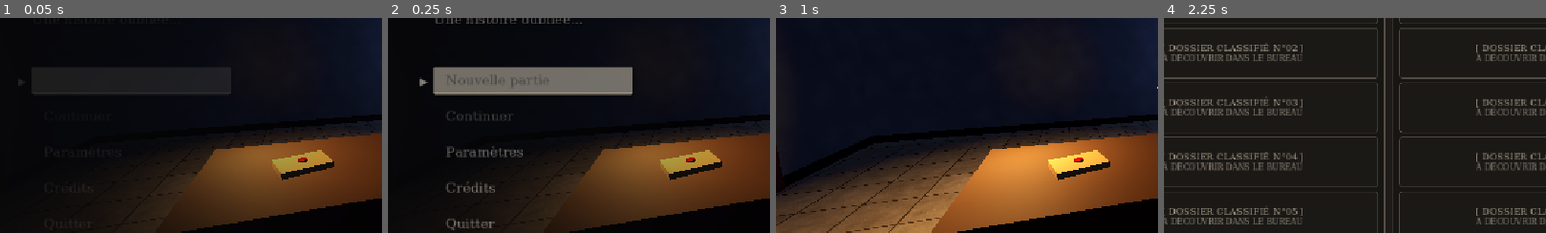
Above: before the commit, frames 1-4 (left to right).
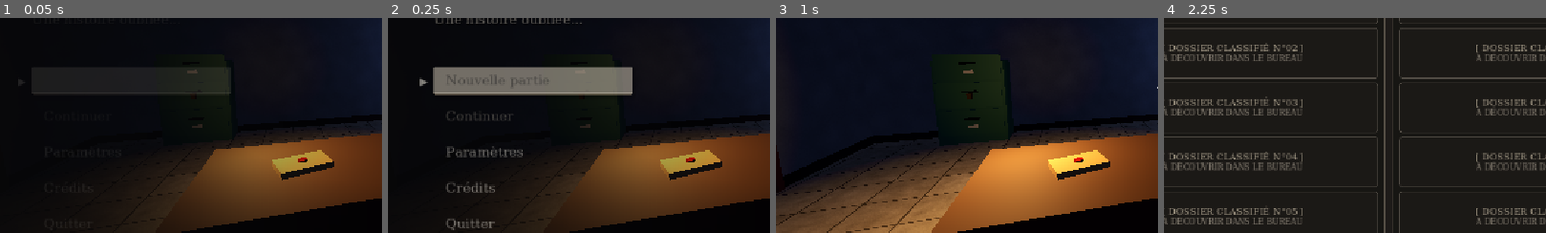
Above: after the commit, the same moments.

Repository: NexorrDev/Godot-WW2
Game: Godot game, scene res://scenes/main_game.tscn
Same seed, same stepped clock (60 frames per second), same inputs: the game is played once before the commit and once after it.
Inputs (mouse positions are % of the whole screen's width and height, from its top left):
- Up to frame 1 (0.05 s): no input
- Up to frame 2 (0.25 s): no input
- Up to frame 3 (1 s): click "Nouvelle partie" at 0.5 s
- Up to frame 4 (2.25 s): tap Enter at 1.25 s; move the mouse to (55, 50) at 1.27 s; hold W 1.28-2 s; tap E at 1.35 s; click (55, 50) at 1.42 s; tap Tab at 1.55 s; drag from (30, 55) to (45, 70) at 2.02 s
The pictures show only the part of the screen within x 0-50%, y 34-84%; the shares and areas given below are measured in that part.

The runs differ from the first frame. In frame 1, less than 0.1% of the frame differs, in the area x 49-53%, y 24-52%; in frame 2, less than 0.1%; in frame 3, 0.9%, in the area x 47-62%, y 16-58%; in frame 4, nothing differs.

Commit message:
Date 5 : classeur vert, tiroir à cadenas 4 chiffres (1941), mémo indice
Co-Authored-By: Claude Sonnet 5.5 <noreply@anthropic.com>
Claude-Session: https://claude.ai/code/session_019jx8jc2EtZW8BPq9GZRgmx

Diff:
--- a/ww-2-archives-game/scenes/main_game.tscn
+++ b/ww-2-archives-game/scenes/main_game.tscn
@@ -14,6 +14,8 @@
 [ext_resource type="Script" path="res://scripts/corbeille_item.gd" id="19_corbeille"]
 [ext_resource type="Script" path="res://scripts/note_viewer.gd" id="20_note_viewer"]
 [ext_resource type="Script" path="res://scripts/enigmas/enigma_pendule.gd" id="21_enigma_pendule"]
+[ext_resource type="Script" path="res://scripts/classeur_vert.gd" id="22_classeur"]
+[ext_resource type="Script" path="res://scripts/enigmas/enigma_cadenas.gd" id="23_enigma_cadenas"]
 [ext_resource type="PackedScene" path="res://scenes/carnet_archives.tscn" id="8_carnet"]
 [ext_resource type="Script" path="res://scripts/radio_item.gd" id="9_radio_item"]
 [ext_resource type="PackedScene" path="res://scenes/enigmas/enigma_radio.tscn" id="10_enigma_radio"]
@@ -150,6 +152,10 @@
 [node name="Corbeille" type="StaticBody3D" parent="."]
 transform = Transform3D(1, 0, 0, 0, 1, 0, 0, 0, 1, -3.1, 0.2, 0.15)
 script = ExtResource("19_corbeille")
+
+[node name="Classeur_Vert" type="Node3D" parent="."]
+transform = Transform3D(1, 0, 0, 0, 1, 0, 0, 0, 1, -2.0, 0, -3.05)
+script = ExtResource("22_classeur")
 
 [node name="Table_Radio" type="CSGBox3D" parent="."]
 transform = Transform3D(1, 0, 0, 0, 1, 0, 0, 0, 1, 1.7, 0.35, 0.5)
@@ -230,6 +236,9 @@
 [node name="EnigmaPendule" type="CanvasLayer" parent="."]
 script = ExtResource("21_enigma_pendule")
 
+[node name="EnigmaCadenas" type="CanvasLayer" parent="."]
+script = ExtResource("23_enigma_cadenas")
+
 [node name="EnigmaCarte" type="CanvasLayer" parent="."]
 script = ExtResource("17_enigma_carte")
 
--- /dev/null
+++ b/ww-2-archives-game/scripts/classeur_vert.gd
@@ -0,0 +1,138 @@
+extends Node3D
+class_name ClasseurVert
+
+## Meuble classeur vert à trois tiroirs (placeholder : le modèle de Louka le remplacera).
+## Le tiroir du milieu est fermé par un cadenas (date 5). Un mémo est posé dessus (indice du code).
+## Pour remplacer par un vrai modèle : garder un nœud "Tiroir_Milieu" avec le script
+## tiroir_cadenas_item.gd, et un nœud "Memo" avec memo_item.gd.
+
+const W := 1.0
+const D := 0.5
+const H := 1.35
+
+const MEMO_TEXT := "[i]Mémo de l'état-major — classeur vert[/i]\n\n" + \
+	"Le tiroir du milieu contient les ordres sur la grande offensive à l'Est. Il est fermé par un cadenas à [b]4 chiffres[/b].\n\n" + \
+	"Rappel du code : l'opération porte le nom d'un [b]empereur du XIIe siècle[/b] ; le code est [b]l'année qui suit celle de l'armistice de 1940[/b]."
+
+var drawer_front: Node3D
+var padlock: Node3D
+var drawer_closed_pos := Vector3.ZERO
+var drawer_doc: Node3D
+
+func _ready() -> void:
+	if get_child_count() > 0:
+		return
+	var green := StandardMaterial3D.new()
+	green.albedo_color = Color(0.27, 0.48, 0.36)
+	green.metallic = 0.15
+	green.roughness = 0.55
+	var dark := StandardMaterial3D.new()
+	dark.albedo_color = Color(0.09, 0.09, 0.09)
+	dark.metallic = 0.6
+	var gold := StandardMaterial3D.new()
+	gold.albedo_color = Color(0.85, 0.68, 0.25)
+	gold.metallic = 0.9
+	gold.roughness = 0.3
+	var cream := StandardMaterial3D.new()
+	cream.albedo_color = Color(0.9, 0.87, 0.76)
+
+	# Caisson plein (collision générale)
+	var body := StaticBody3D.new()
+	body.name = "Caisson"
+	var cs := CollisionShape3D.new()
+	var bs := BoxShape3D.new()
+	bs.size = Vector3(W, H, D)
+	cs.shape = bs
+	body.add_child(cs)
+	body.position = Vector3(0, H / 2.0, 0)
+	add_child(body)
+	var mi := MeshInstance3D.new()
+	var bm := BoxMesh.new()
+	bm.size = Vector3(W, H, D)
+	mi.mesh = bm
+	mi.material_override = green
+	body.add_child(mi)
+
+	# Trois façades de tiroirs
+	var dh := H / 3.0 - 0.04
+	for i in 3:
+		var y := 0.2 + i * (H / 3.0) + dh / 2.0 - 0.05
+		var front := _box(Vector3(W - 0.08, dh, 0.03), green)
+		front.position = Vector3(0, y, D / 2.0 + 0.012)
+		add_child(front)
+		var handle := _box(Vector3(0.22, 0.03, 0.03), dark)
+		handle.position = Vector3(0, y + 0.06, D / 2.0 + 0.04)
+		add_child(handle)
+		var plate := _box(Vector3(0.14, 0.05, 0.005), cream)
+		plate.position = Vector3(0, y - 0.07, D / 2.0 + 0.03)
+		add_child(plate)
+		if i == 1:
+			_make_middle_drawer(front, y, dh, gold)
+
+	# Mémo posé sur le meuble
+	var memo := StaticBody3D.new()
+	memo.name = "Memo"
+	memo.set_script(preload("res://scripts/memo_item.gd"))
+	memo.set("memo_title", "MÉMO — CLASSEUR VERT")
+	memo.set("memo_text", MEMO_TEXT)
+	memo.set("prompt_message", "Lire le mémo posé sur le classeur")
+	var mcs := CollisionShape3D.new()
+	var mbs := BoxShape3D.new()
+	mbs.size = Vector3(0.3, 0.08, 0.24)
+	mcs.shape = mbs
+	memo.add_child(mcs)
+	var sheet := _box(Vector3(0.2, 0.004, 0.15), cream)
+	memo.add_child(sheet)
+	memo.position = Vector3(0.28, H + 0.01, 0.0)
+	memo.rotation_degrees = Vector3(0, 14, 0)
+	add_child(memo)
+
+func _box(size: Vector3, mat: Material) -> MeshInstance3D:
+	var m := MeshInstance3D.new()
+	var b := BoxMesh.new()
+	b.size = size
+	m.mesh = b
+	m.material_override = mat
+	return m
+
+func _make_middle_drawer(front: MeshInstance3D, y: float, dh: float, gold: Material) -> void:
+	# Le tiroir interactif remplace la façade du milieu (elle glisse vers l'avant quand il s'ouvre)
+	var drawer := StaticBody3D.new()
+	drawer.name = "Tiroir_Milieu"
+	drawer.set_script(preload("res://scripts/tiroir_cadenas_item.gd"))
+	var cs := CollisionShape3D.new()
+	var bs := BoxShape3D.new()
+	bs.size = Vector3(W - 0.08, dh, 0.05)
+	cs.shape = bs
+	drawer.add_child(cs)
+	drawer_closed_pos = Vector3(0, y, D / 2.0 + 0.04)
+	drawer.position = drawer_closed_pos
+	add_child(drawer)
+	drawer_front = drawer
+	# cadenas doré sur la poignée
+	padlock = _box(Vector3(0.07, 0.09, 0.035), gold)
+	padlock.position = Vector3(0.0, -0.01, 0.04)
+	drawer.add_child(padlock)
+	# contenu visible quand le tiroir est ouvert : un dossier
+	var folder_mat := StandardMaterial3D.new()
+	folder_mat.albedo_color = Color(0.75, 0.58, 0.35)
+	drawer_doc = _box(Vector3(0.5, 0.03, 0.34), folder_mat)
+	drawer_doc.position = Vector3(0, dh / 2.0 - 0.01, -0.22)
+	drawer_doc.visible = false
+	drawer.add_child(drawer_doc)
+	front.visible = false  # la façade est portée par le tiroir
+	var face := _box(Vector3(W - 0.08, dh, 0.03), front.material_override)
+	drawer.add_child(face)
+	drawer.drawer_state_changed.connect(func(): _apply_state(drawer, true))
+	GameManager.game_loaded.connect(func(): _apply_state(drawer, false))
+	_apply_state(drawer, false)
+
+func _apply_state(drawer: Node3D, animate: bool) -> void:
+	var open: bool = GameManager.is_date_unlocked("barbarossa_1941")
+	padlock.visible = not open
+	drawer_doc.visible = open
+	var target := drawer_closed_pos + (Vector3(0, 0, 0.32) if open else Vector3.ZERO)
+	if animate and open and not GameManager.is_loading and drawer.position.is_equal_approx(drawer_closed_pos):
+		create_tween().tween_property(drawer, "position", target, 0.5).set_trans(Tween.TRANS_SINE)
+	else:
+		drawer.position = target
--- /dev/null
+++ b/ww-2-archives-game/scripts/enigmas/enigma_cadenas.gd
@@ -0,0 +1,179 @@
+extends CanvasLayer
+
+## Date 5 : 22 juin 1941, opération Barbarossa.
+## Cadenas à 4 chiffres du tiroir du classeur vert. Code : 1941.
+## (l'empereur du XIIe siècle est Frédéric Barberousse ; 1941 = l'année qui suit l'armistice de 1940)
+
+signal puzzle_completed
+
+const DATE_ID := "barbarossa_1941"
+const CODE := [1, 9, 4, 1]
+
+var is_open := false
+var solved := false
+var root: Control
+var digits := [0, 0, 0, 0]
+var digit_labels: Array[Label] = []
+var status: Label
+var open_btn: Button
+var panel_wheels: HBoxContainer
+
+func _ready() -> void:
+	add_to_group("enigma_cadenas")
+	layer = 20
+	visible = false
+	_build_ui()
+
+func _build_ui() -> void:
+	root = Control.new()
+	UIStyle.fill_rect(root)
+	root.modulate.a = 0.0
+	add_child(root)
+	var dim := ColorRect.new()
+	UIStyle.fill_rect(dim)
+	dim.color = Color(0.03, 0.03, 0.05, 0.86)
+	root.add_child(dim)
+	var center := CenterContainer.new()
+	UIStyle.fill_rect(center)
+	root.add_child(center)
+	var panel := PanelContainer.new()
+	panel.add_theme_stylebox_override("panel", UIStyle.popup_stylebox())
+	center.add_child(panel)
+	var vb := VBoxContainer.new()
+	vb.add_theme_constant_override("separation", 14)
+	panel.add_child(vb)
+
+	var title := Label.new()
+	title.text = "CADENAS À 4 CHIFFRES"
+	title.add_theme_font_override("font", UIStyle.font_title())
+	title.add_theme_font_size_override("font_size", 34)
+	title.add_theme_color_override("font_color", UIStyle.GOLD)
+	vb.add_child(title)
+
+	var hint := Label.new()
+	hint.text = "Tiroir du milieu du classeur vert. Molette de la souris ou flèches pour tourner les chiffres."
+	hint.add_theme_font_override("font", UIStyle.font_mono())
+	hint.add_theme_font_size_override("font_size", 15)
+	hint.add_theme_color_override("font_color", UIStyle.TEXT)
+	hint.autowrap_mode = TextServer.AUTOWRAP_WORD_SMART
+	hint.custom_minimum_size = Vector2(560, 0)
+	vb.add_child(hint)
+
+	panel_wheels = HBoxContainer.new()
+	panel_wheels.alignment = BoxContainer.ALIGNMENT_CENTER
+	panel_wheels.add_theme_constant_override("separation", 18)
+	vb.add_child(panel_wheels)
+	for i in 4:
+		panel_wheels.add_child(_make_wheel(i))
+
+	status = Label.new()
+	status.add_theme_font_override("font", UIStyle.font_mono())
+	status.add_theme_font_size_override("font_size", 16)
+	status.add_theme_color_override("font_color", UIStyle.SUBTITLE)
+	status.autowrap_mode = TextServer.AUTOWRAP_WORD_SMART
+	status.custom_minimum_size = Vector2(560, 0)
+	status.text = "Le cadenas est fermé."
+	vb.add_child(status)
+
+	var row := HBoxContainer.new()
+	row.add_theme_constant_override("separation", 12)
+	vb.add_child(row)
+	open_btn = UIStyle.make_menu_button("Ouvrir le tiroir")
+	open_btn.visible = false
+	open_btn.pressed.connect(_on_open)
+	row.add_child(open_btn)
+	var close := UIStyle.make_menu_button("Fermer")
+	close.pressed.connect(close_lock)
+	row.add_child(close)
+
+func _make_wheel(i: int) -> Control:
+	var col := VBoxContainer.new()
+	col.add_theme_constant_override("separation", 6)
+	var up := _arrow("▲", i, 1)
+	col.add_child(up)
+	var box := PanelContainer.new()
+	var sb := StyleBoxFlat.new()
+	sb.bg_color = Color(0.86, 0.80, 0.62)
+	sb.border_color = Color(0.35, 0.28, 0.15)
+	sb.set_border_width_all(3)
+	sb.set_corner_radius_all(6)
+	box.add_theme_stylebox_override("panel", sb)
+	box.custom_minimum_size = Vector2(84, 110)
+	box.mouse_filter = Control.MOUSE_FILTER_STOP
+	box.gui_input.connect(func(e: InputEvent):
+		if e is InputEventMouseButton and e.pressed:
+			if e.button_index == MOUSE_BUTTON_WHEEL_UP:
+				_turn(i, 1)
+			elif e.button_index == MOUSE_BUTTON_WHEEL_DOWN:
+				_turn(i, -1))
+	var lab := Label.new()
+	lab.text = "0"
+	lab.add_theme_font_override("font", UIStyle.font_title())
+	lab.add_theme_font_size_override("font_size", 78)
+	lab.add_theme_color_override("font_color", Color(0.10, 0.08, 0.06))
+	lab.horizontal_alignment = HORIZONTAL_ALIGNMENT_CENTER
+	lab.vertical_alignment = VERTICAL_ALIGNMENT_CENTER
+	lab.mouse_filter = Control.MOUSE_FILTER_IGNORE
+	box.add_child(lab)
+	digit_labels.append(lab)
+	col.add_child(box)
+	col.add_child(_arrow("▼", i, -1))
+	return col
+
+func _arrow(txt: String, i: int, dir: int) -> Button:
+	var b := Button.new()
+	b.text = txt
+	b.custom_minimum_size = Vector2(84, 34)
+	b.pressed.connect(func(): _turn(i, dir))
+	return b
+
+func _turn(i: int, dir: int) -> void:
+	if solved:
+		return
+	digits[i] = (digits[i] + dir + 10) % 10
+	digit_labels[i].text = str(digits[i])
+	Sfx.play("click", -7.0, 0.1)
+	_check()
+
+func _check() -> void:
+	if digits == CODE:
+		solved = true
+		Sfx.play("stamp", -5.0)
+		status.text = "Clic ! Le cadenas s'ouvre. Le tiroir contient le dossier de l'opération Barbarossa."
+		status.add_theme_color_override("font_color", UIStyle.GOLD)
+		open_btn.visible = true
+	else:
+		status.text = "Le cadenas est fermé."
+		status.add_theme_color_override("font_color", UIStyle.SUBTITLE)
+
+func open_lock() -> void:
+	if is_open:
+		return
+	is_open = true
+	visible = true
+	Sfx.play("click", -6.0)
+	Input.mouse_mode = Input.MOUSE_MODE_VISIBLE
+	get_tree().call_group("player", "pause_control")
+	create_tween().tween_property(root, "modulate:a", 1.0, 0.2)
+
+func close_lock(resume: bool = true) -> void:
+	if not is_open:
+		return
+	is_open = false
+	visible = false
+	root.modulate.a = 0.0
+	if resume:
+		get_tree().call_group("player", "resume_control")
+
+func _unhandled_input(event: InputEvent) -> void:
+	if not is_open:
+		return
+	if event is InputEventKey and event.pressed and not event.echo:
+		if event.keycode == KEY_ESCAPE or event.keycode == KEY_E:
+			close_lock()
+			get_viewport().set_input_as_handled()
+
+func _on_open() -> void:
+	close_lock(false)
+	get_tree().call_group("document_viewer", "open_document", DATE_ID)
+	puzzle_completed.emit()
--- /dev/null
+++ b/ww-2-archives-game/scripts/memo_item.gd
@@ -0,0 +1,15 @@
+extends Interactable
+class_name MemoItem
+
+## Petit papier posé dans le décor : s'ouvre dans le lecteur de notes.
+
+@export var memo_title: String = "MÉMO"
+@export_multiline var memo_text: String = ""
+
+func _ready() -> void:
+	if prompt_message == "Examiner":
+		prompt_message = "Lire : " + memo_title.capitalize()
+
+func interact() -> void:
+	super.interact()
+	get_tree().call_group("note_viewer", "show_note", memo_title, memo_text)
--- /dev/null
+++ b/ww-2-archives-game/scripts/tiroir_cadenas_item.gd
@@ -0,0 +1,28 @@
+extends Interactable
+class_name TiroirCadenasItem
+
+## Tiroir du milieu du classeur vert, fermé par un cadenas à 4 chiffres (date 5 : Barbarossa).
+## Une fois la date trouvée, le tiroir reste ouvert (visuel géré par ClasseurVert).
+
+const DATE_ID := "barbarossa_1941"
+
+signal drawer_state_changed
+
+func _ready() -> void:
+	_refresh()
+	GameManager.date_unlocked.connect(func(_i, _d): _refresh())
+	GameManager.game_loaded.connect(_refresh)
+
+func is_open() -> bool:
+	return GameManager.is_date_unlocked(DATE_ID)
+
+func _refresh() -> void:
+	prompt_message = "Consulter : Dossier Barbarossa (22 Juin 1941)" if is_open() else "Ouvrir le tiroir (cadenas à 4 chiffres)"
+	drawer_state_changed.emit()
+
+func interact() -> void:
+	super.interact()
+	if is_open():
+		get_tree().call_group("document_viewer", "open_document", DATE_ID)
+	else:
+		get_tree().call_group("enigma_cadenas", "open_lock")
Not shown, added: ww-2-archives-game/scripts/classeur_vert.gd.uid
Not shown, added: ww-2-archives-game/scripts/enigmas/enigma_cadenas.gd.uid
Not shown, added: ww-2-archives-game/scripts/memo_item.gd.uid
Not shown, added: ww-2-archives-game/scripts/tiroir_cadenas_item.gd.uid
